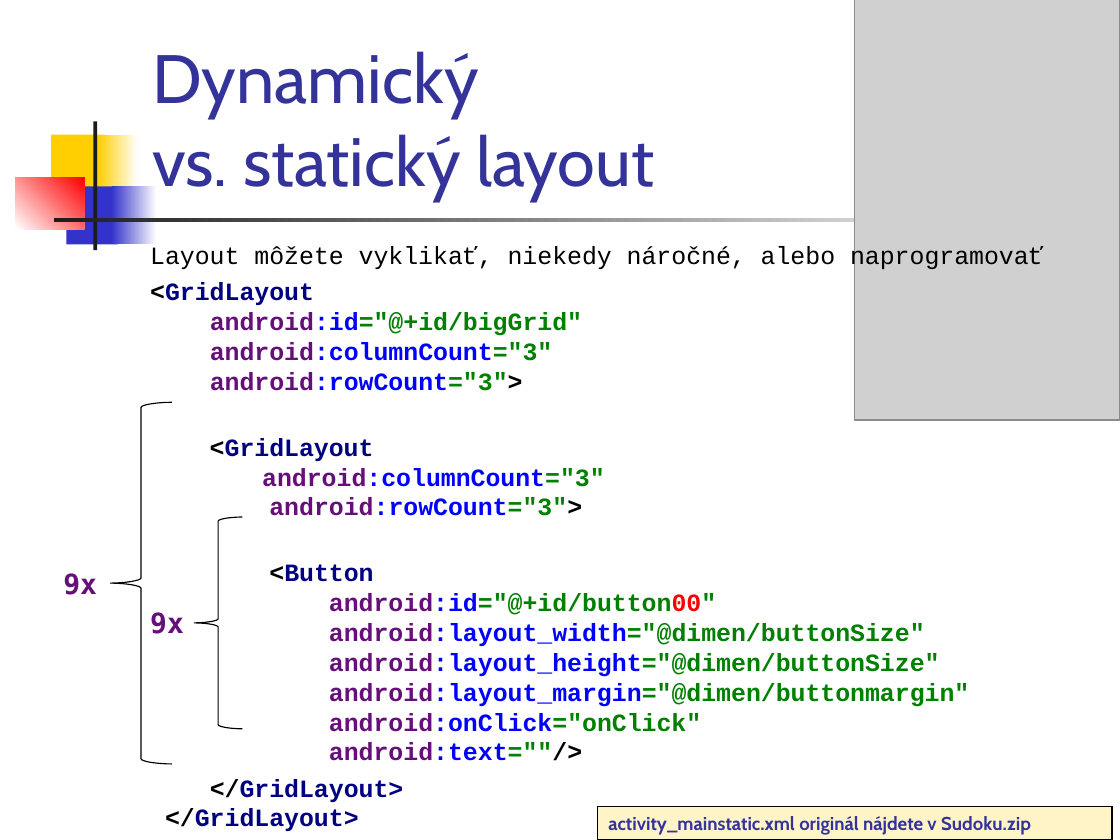
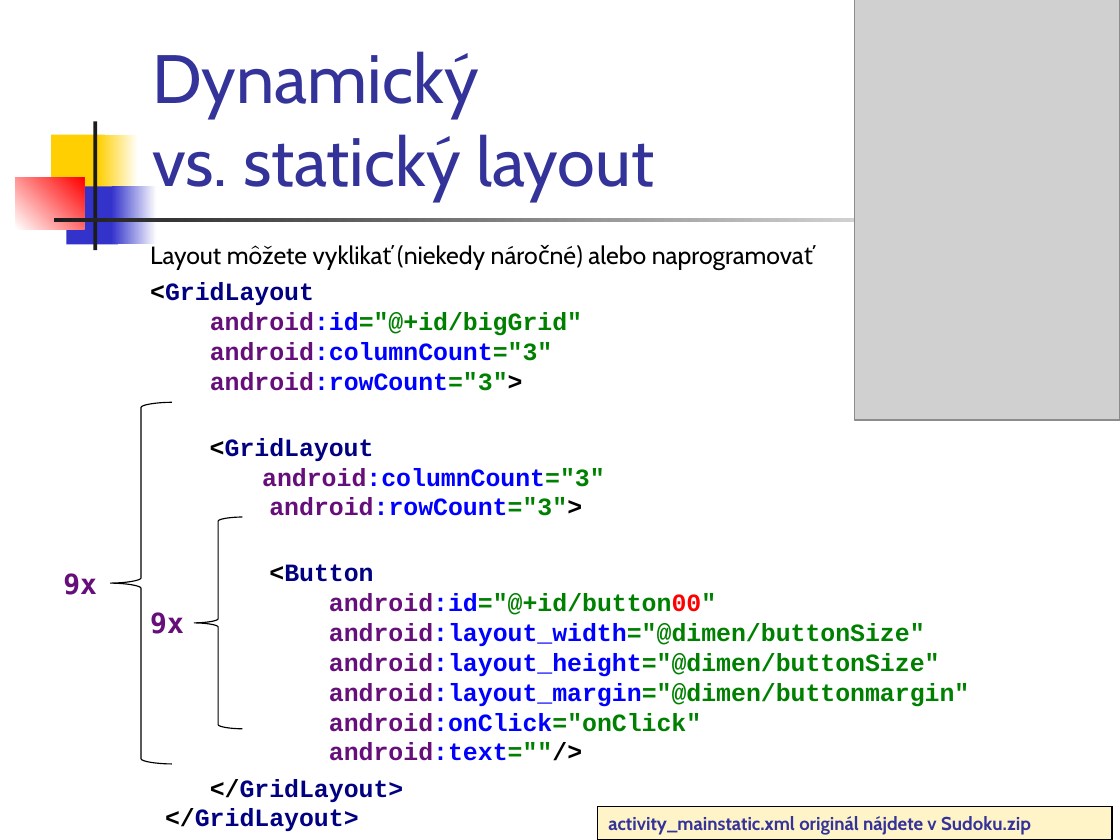
Before and after one commit to vmandro/Prednasky, a slide deck: slide 34 of 03/03_Android.ppt (slide 31 before the commit). Drawn at 1120x840 pixels with LibreOffice and Linux fonts; fonts in the diff are those of the drawing; grey boxes stand for pictures. Boxes give left, top, right and bottom in pixels: in the first picture for what was removed or moved away, otherwise in the second. Text is boxed around its words. In the diff, an @@ line names an element or a change of style, - is before the commit and + after.

```diff
--- a/03/03_Android.ppt
+++ b/03/03_Android.ppt
@@ text at bbox=[150, 245, 813, 270]: text changed; font Courier New to Cabin @@
-Layout môžete vyklikať, niekedy náročné, alebo naprogramovať
+Layout môžete vyklikať (niekedy náročné) alebo naprogramovať
```
Also in this commit, not shown: 15 other slides changed, 4 slides added, 1 other file.
